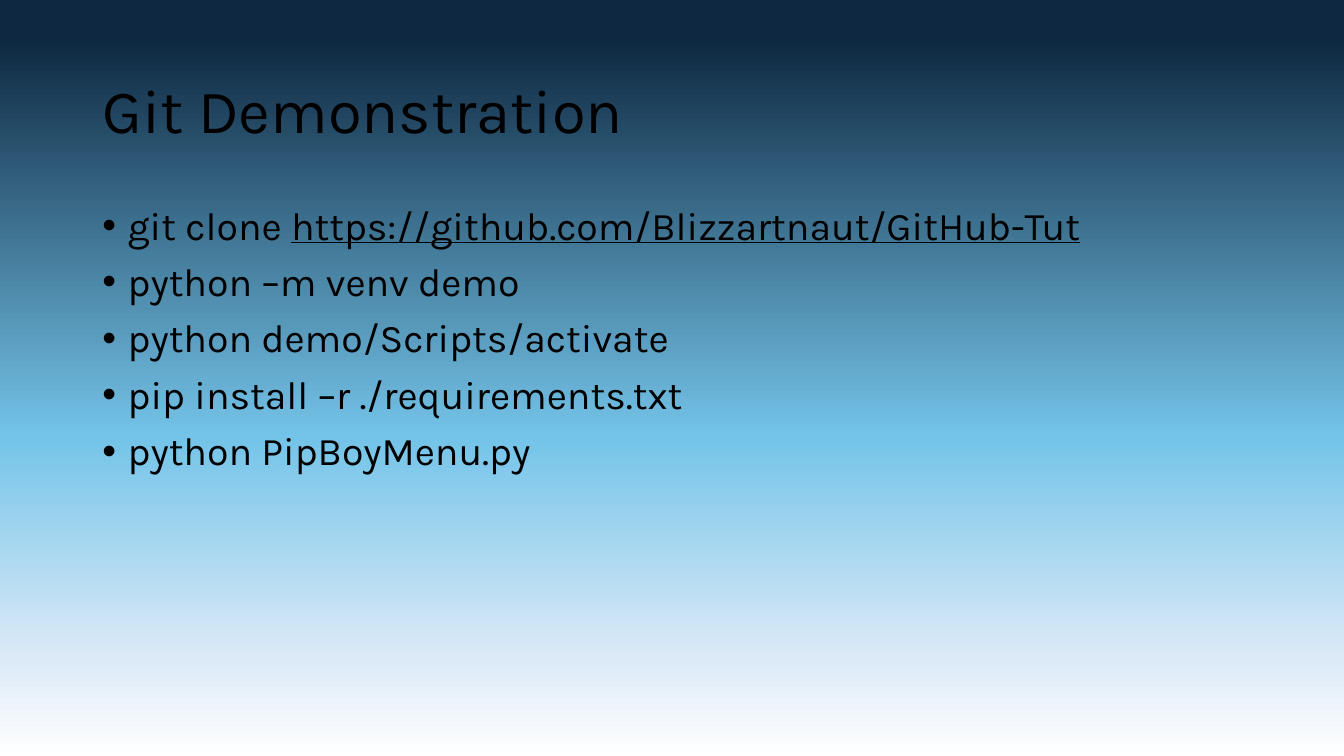
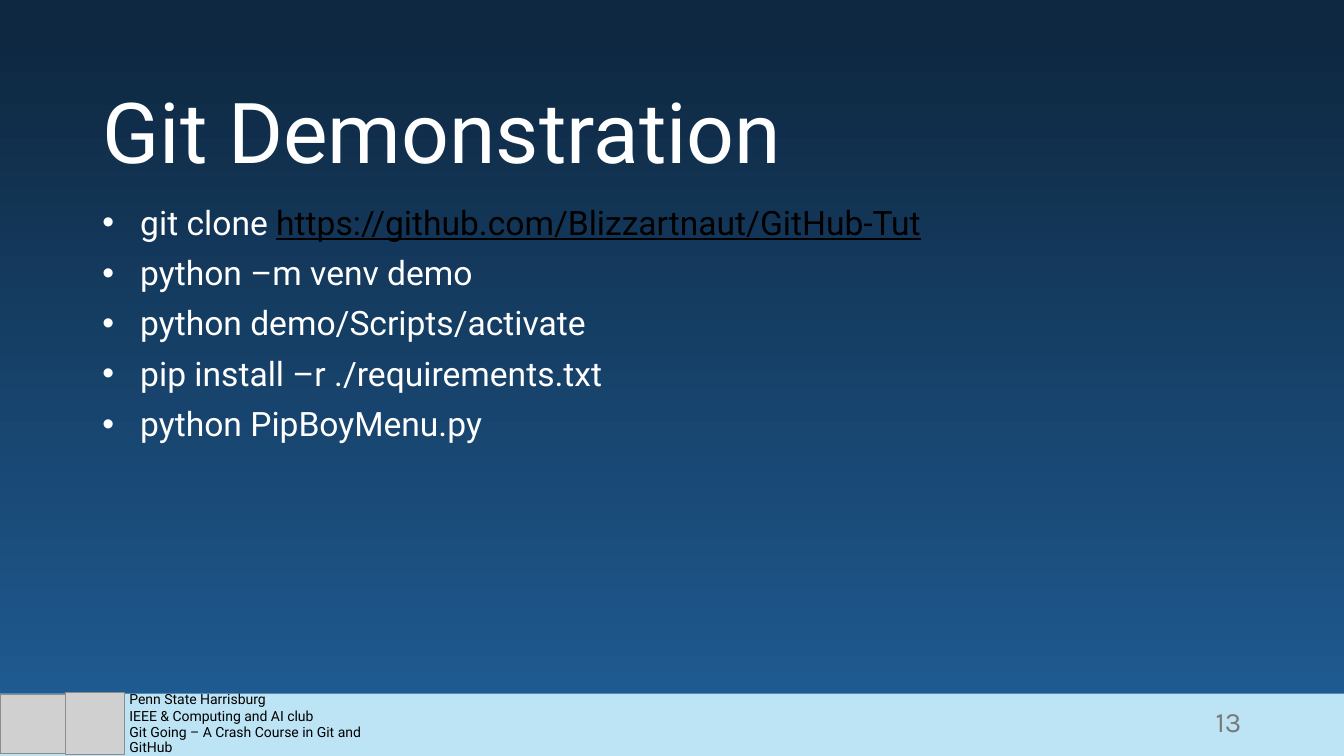
Before and after one commit to Blizzartnaut/GitHub-Tut, a slide deck: slide 13 of GitHub Basics.pptx. Drawn at 1344x756 pixels with LibreOffice and Linux fonts; fonts in the diff are those of the drawing; grey boxes stand for pictures. Boxes give left, top, right and bottom in pixels: in the first picture for what was removed or moved away, otherwise in the second. Text is boxed around its words. In the diff, an @@ line names an element or a change of style, - is before the commit and + after.

Commit message:
Styles suggestion

```diff
--- a/GitHub Basics.pptx
+++ b/GitHub Basics.pptx
@@ background gradient #0E2841 to #74C4E9 to #DCEAF7 to #FFFFFF to gradient #0E2841 to #205E97 @@
@@ text "Git Demonstration" at [102, 102, 781, 164]: size 44 to 60 pt, font Karla to Roboto, text colour #000000 to #FFFFFF; vertical alignment middle to bottom @@
@@ text "git clone https://github.com/Blizzartnaut/GitHub-Tut" at [140, 209, 920, 443]: size 28 to 24 pt, font Karla to Roboto; text colour #000000 to #FFFFFF in "git clone", "python –m venv demo", "python demo/Scripts/activate", "pip install –r ./requirements.txt" and 1 more places; indent changed @@
@@ rectangle added at [0, 694, 1344, 756], fill #BDE4F5 @@
@@ picture added at [0, 695, 66, 754] @@
@@ picture added at [66, 693, 124, 755] @@
@@ text added at [129, 691, 361, 752], 10 pt, text #000000 @@
+Penn State Harrisburg
+IEEE & Computing and AI club
+Git Going – A Crash Course in Git and GitHub
@@ page number added at [1216, 714, 1242, 732], 20 pt, text #797979 @@
+13
```
Also in this commit, not shown: 12 other slides changed.
